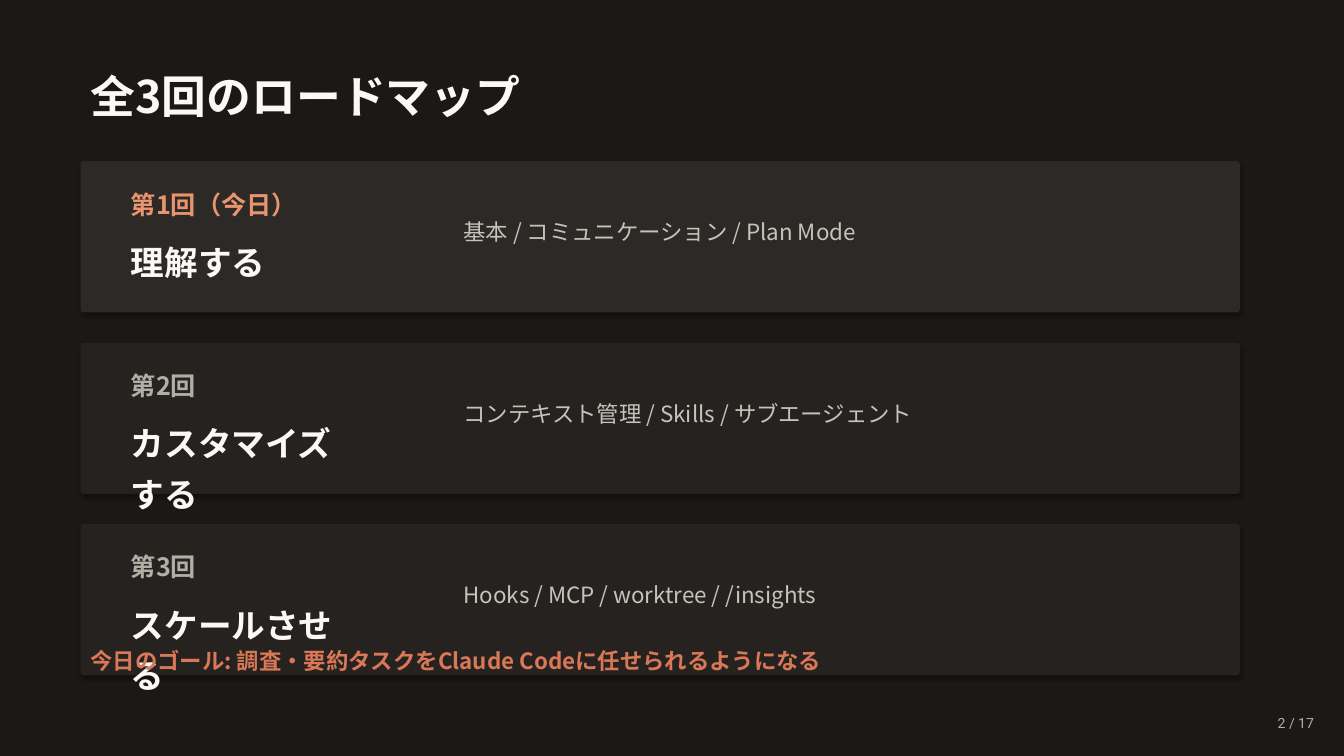
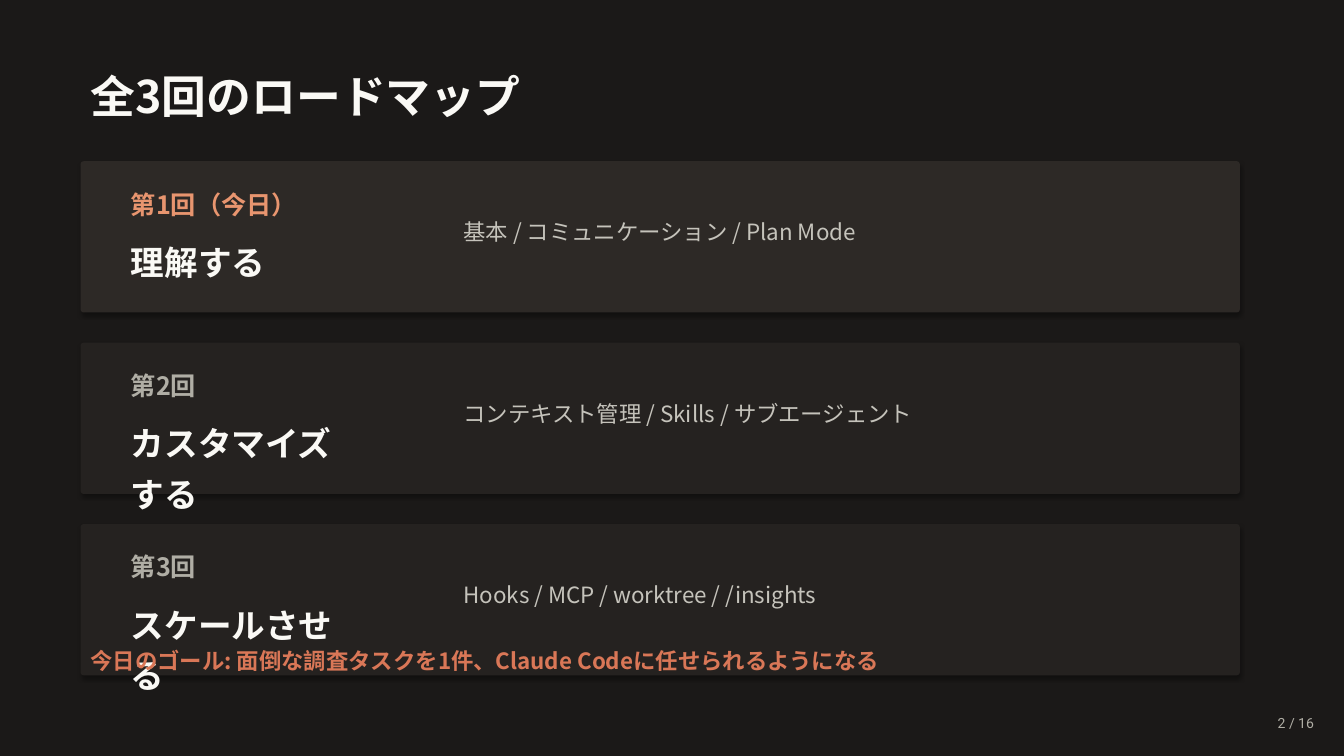
Before and after one commit to Ischca/zenn, a slide deck: slide 2 of slides/session1.pptx. Drawn at 1344x756 pixels with LibreOffice and Linux fonts; fonts in the diff are those of the drawing. Boxes give left, top, right and bottom in pixels: in the first picture for what was removed or moved away, otherwise in the second. Text is boxed around its words. In the diff, an @@ line names an element or a change of style, - is before the commit and + after.

```diff
--- a/slides/session1.pptx
+++ b/slides/session1.pptx
@@ text at bbox=[91, 649, 879, 674]: text changed @@
-今日のゴール: 調査・要約タスクをClaude Codeに任せられるようになる
+今日のゴール: 面倒な調査タスクを1件、Claude Codeに任せられるようになる
@@ text at bbox=[1278, 718, 1314, 728]: text changed @@
-2 / 17
+2 / 16
```
Also in this commit, not shown: 13 other slides changed, 1 slide added, 2 slides removed, 1 other file.
